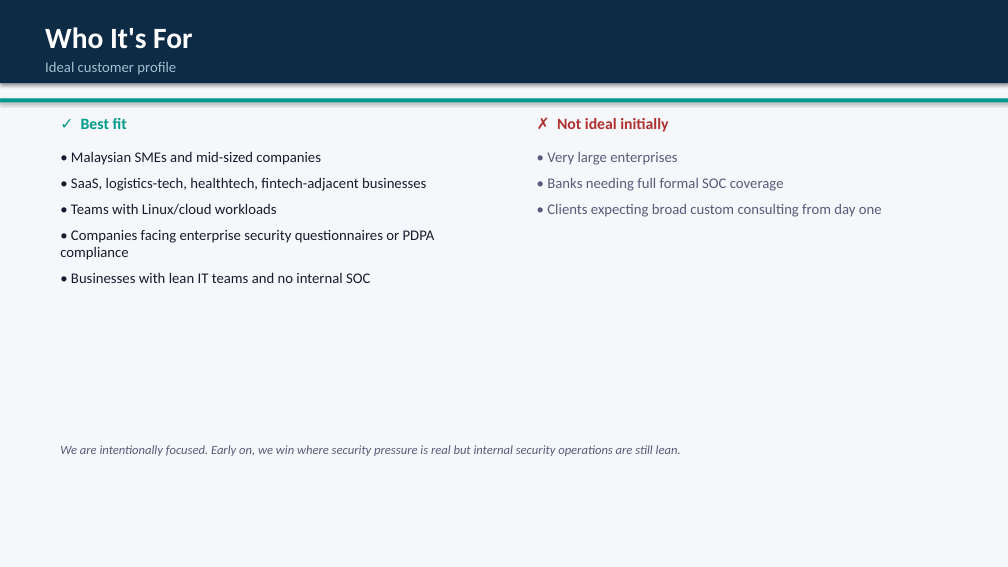
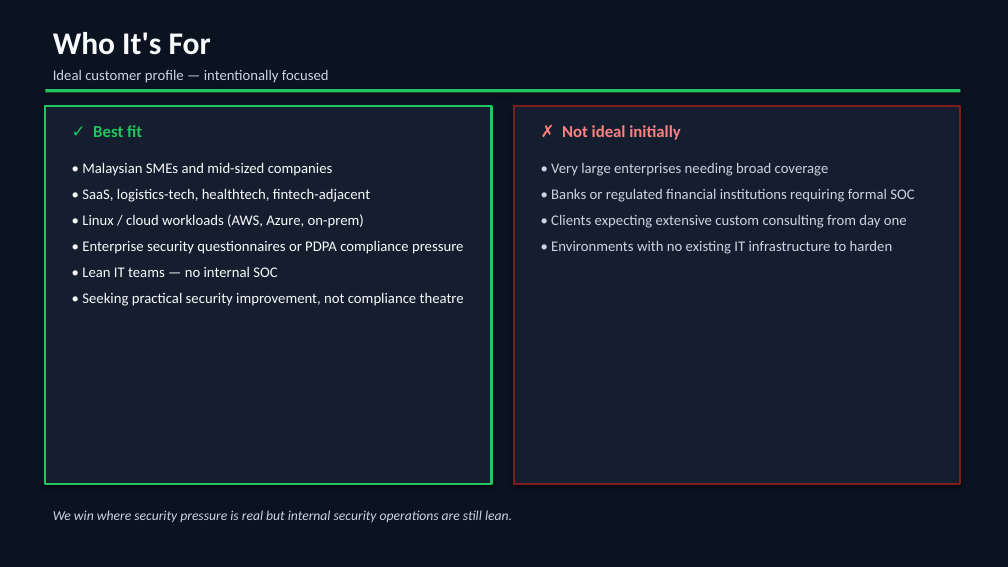
Before and after one commit to joseph118789-max/sentinel-ops, a slide deck: slide 4 of sales/Sentinel_Ops_Sales_Deck.pptx. Drawn at 1008x567 pixels with LibreOffice and Linux fonts; fonts in the diff are those of the drawing. Boxes give left, top, right and bottom in pixels: in the first picture for what was removed or moved away, otherwise in the second. Text is boxed around its words. In the diff, an @@ line names an element or a change of style, - is before the commit and + after.

Commit message:
feat: professional dark-theme 9-slide sales deck v2

```diff
--- a/sales/Sentinel_Ops_Sales_Deck.pptx
+++ b/sales/Sentinel_Ops_Sales_Deck.pptx
@@ background #F5F7FA to #0B1220 @@
@@ rectangle removed at [0, 0, 1008, 83] @@
@@ text "Who It's For": place and size @@
-text "Who It's For" at [45, 27, 192, 49]
+text "Who It's For" at [53, 32, 211, 55]
@@ text "Who It's For" at [53, 32, 211, 55]: size 28 to 30 pt, text colour #FFFFFF to #F8FAFC @@
@@ rectangle: place and size @@
-rectangle at [0, 98, 1008, 103]
+rectangle at [45, 89, 960, 92]
@@ rectangle at [45, 89, 960, 92]: fill #009B8A to #22C55E @@
@@ text at [53, 70, 329, 83]: text changed; text colour #A0C0D0 to #CBD5E1 @@
-Ideal customer profile
+Ideal customer profile — intentionally focused
@@ rectangle added at [45, 106, 492, 484], fill #141E2E, outline #22C55E 2 pt @@
@@ text "✓ Best fit": place and size @@
-text "✓ Best fit" at [81, 118, 127, 129]
+text "✓ Best fit" at [93, 125, 142, 137]
@@ text "✓ Best fit" at [93, 125, 142, 137]: size 15 to 16 pt, text colour #009B8A to #22C55E @@
@@ rectangle added at [514, 106, 960, 484], fill #141E2E, outline #7F1D1D 2 pt @@
@@ text "✗ Not ideal initially": place and size @@
-text "✗ Not ideal initially" at [557, 118, 668, 132]
+text "✗ Not ideal initially" at [562, 125, 680, 140]
@@ text "✗ Not ideal initially" at [562, 125, 680, 140]: size 15 to 16 pt, text colour #B03030 to #FC8181 @@
@@ text "• Malaysian SMEs and mid-sized ...": place and size @@
-text "• Malaysian SMEs and mid-sized ..." at [60, 151, 435, 283]
+text "• Malaysian SMEs and mid-sized ..." at [82, 162, 464, 306]
@@ text at [82, 162, 333, 176]: text colour #1A1A2E to #F8FAFC in "• Malaysian SMEs and mid-sized companies" @@
@@ text at [551, 163, 914, 254]: text changed; text colour #5A5A7A to #CBD5E1 @@
-• Very large enterprises
-• Banks needing full formal SOC coverage
-• Clients expecting broad custom consulting from day one
+• Very large enterprises needing broad coverage
+• Banks or regulated financial institutions requiring formal SOC
+• Clients expecting extensive custom consulting from day one
+• Environments with no existing IT infrastructure to harden
@@ text at [82, 188, 464, 306]: text changed; text colour #1A1A2E to #F8FAFC @@
-• SaaS, logistics-tech, healthtech, fintech-adjacent businesses
-• Teams with Linux/cloud workloads
-• Companies facing enterprise security questionnaires or PDPA compliance
-• Businesses with lean IT teams and no internal SOC
+• SaaS, logistics-tech, healthtech, fintech-adjacent
+• Linux / cloud workloads (AWS, Azure, on-prem)
+• Enterprise security questionnaires or PDPA compliance pressure
+• Lean IT teams — no internal SOC
+• Seeking practical security improvement, not compliance theatre
@@ text at [53, 510, 512, 522]: text changed; size 12 to 13 pt; text colour #5A5A7A to #CBD5E1 @@
-We are intentionally focused. Early on, we win where security pressure is real but internal security operations are still lean.
+We win where security pressure is real but internal security operations are still lean.
```
Also in this commit, not shown: 7 other slides changed, 1 slide added, 1 slide removed.
